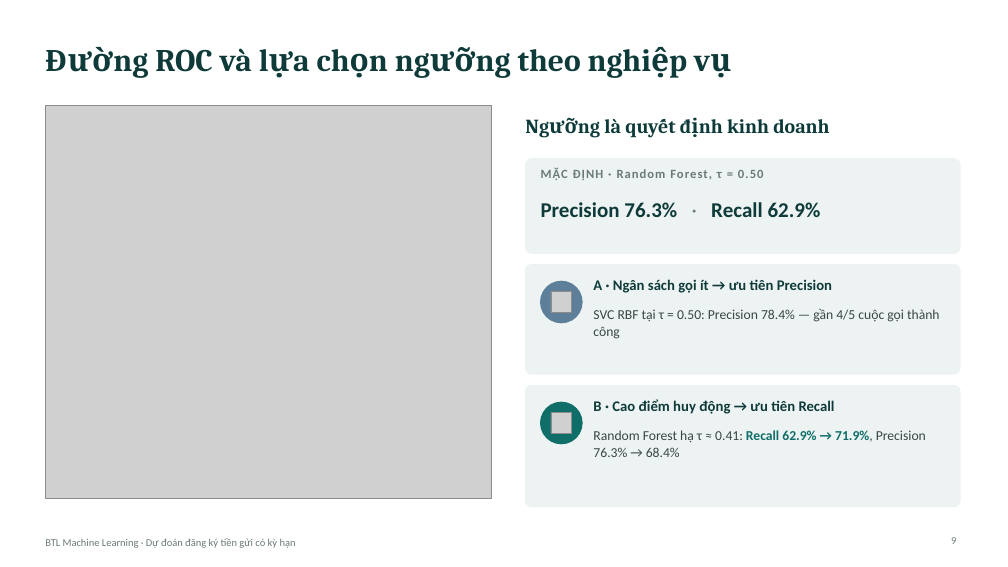
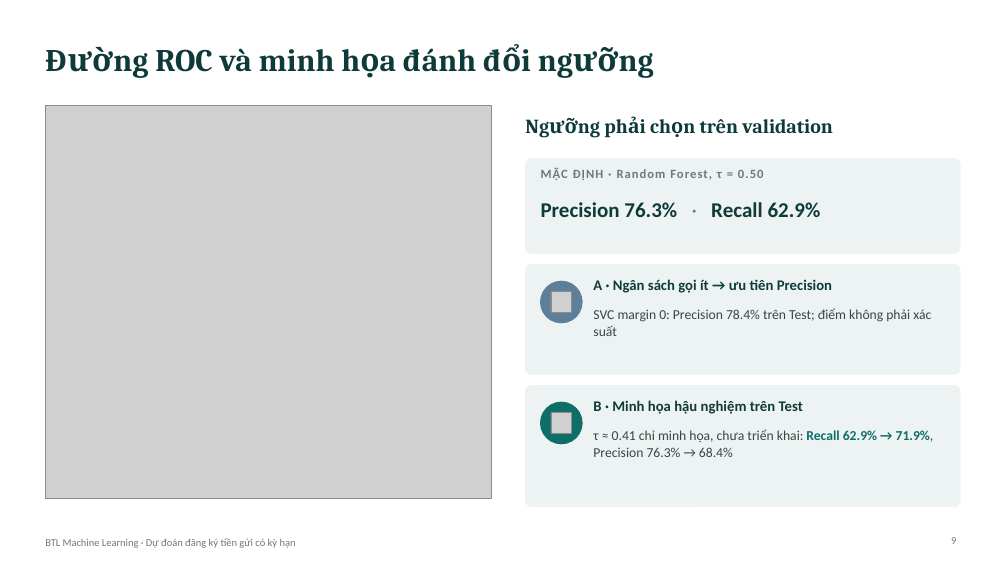
Before and after one commit to ThayLoi2k10/BTL_ML, a slide deck: slide 9 of docs/Slides.pptx. Drawn at 1008x567 pixels with LibreOffice and Linux fonts; fonts in the diff are those of the drawing; grey boxes stand for pictures. Boxes give left, top, right and bottom in pixels: in the first picture for what was removed or moved away, otherwise in the second. Text is boxed around its words. In the diff, an @@ line names an element or a change of style, - is before the commit and + after.

```diff
--- a/docs/Slides.pptx
+++ b/docs/Slides.pptx
@@ title at (x1=155, y1=48, x2=476, y2=72): text changed @@
-Đường ROC và lựa chọn ngưỡng theo nghiệp vụ
+Đường ROC và minh họa đánh đổi ngưỡng
@@ text at (x1=700, y1=119, x2=832, y2=133): text changed @@
-Ngưỡng là quyết định kinh doanh
+Ngưỡng phải chọn trên validation
@@ text at (x1=593, y1=308, x2=931, y2=336): text changed @@
-SVC RBF tại τ = 0.50: Precision 78.4% — gần 4/5 cuộc gọi thành công
+SVC margin 0: Precision 78.4% trên Test; điểm không phải xác suất
@@ text at (x1=593, y1=400, x2=803, y2=414): text changed @@
-B · Cao điểm huy động → ưu tiên Recall
+B · Minh họa hậu nghiệm trên Test
@@ text at (x1=593, y1=429, x2=934, y2=457): text changed @@
-Random Forest hạ τ ≈ 0.41: Recall 62.9% → 71.9%, Precision 76.3% → 68.4%
+τ ≈ 0.41 chỉ minh họa, chưa triển khai: Recall 62.9% → 71.9%, Precision 76.3% → 68.4%
```
Also in this commit, not shown: 9 other slides changed, 11 other files.
